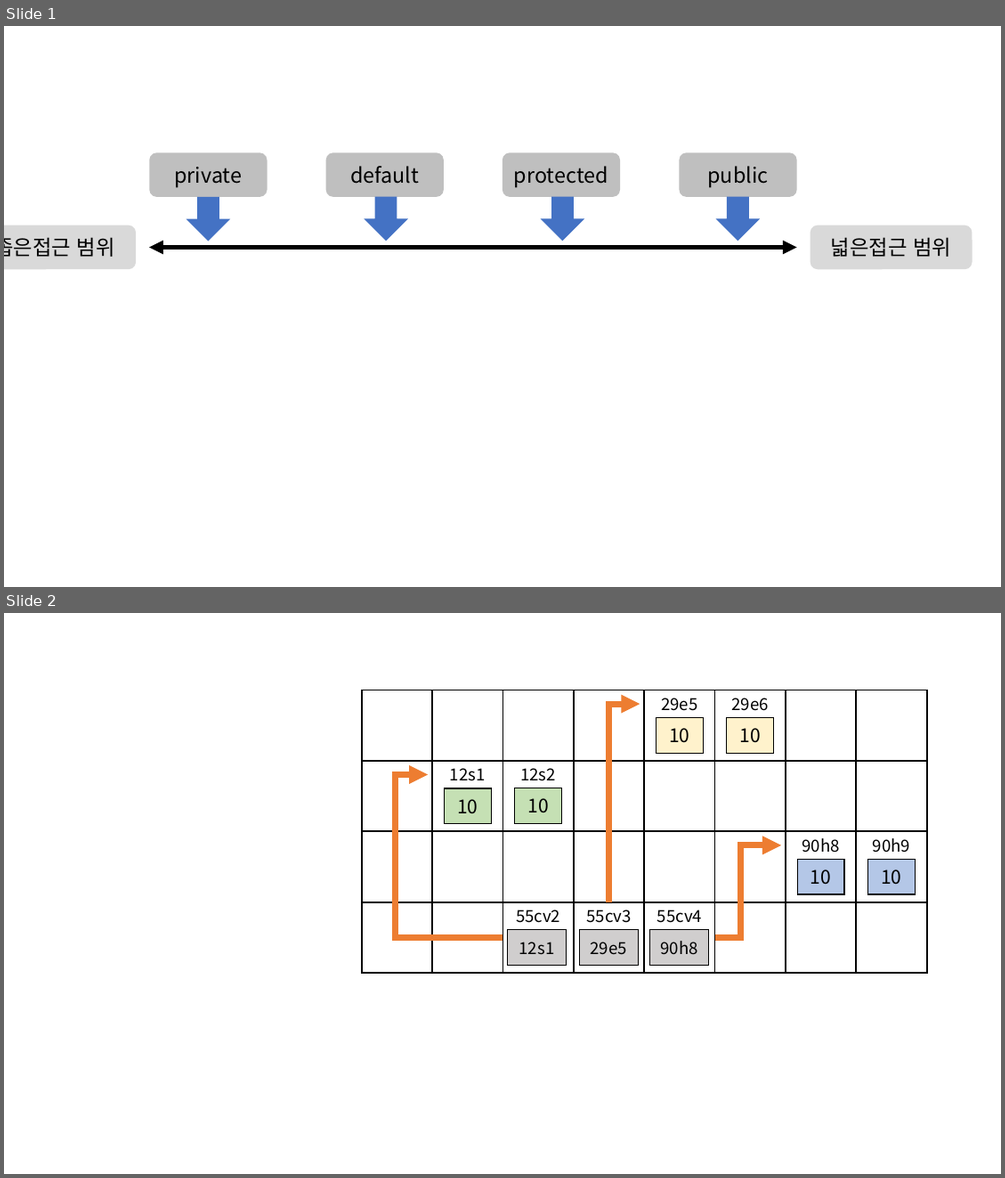
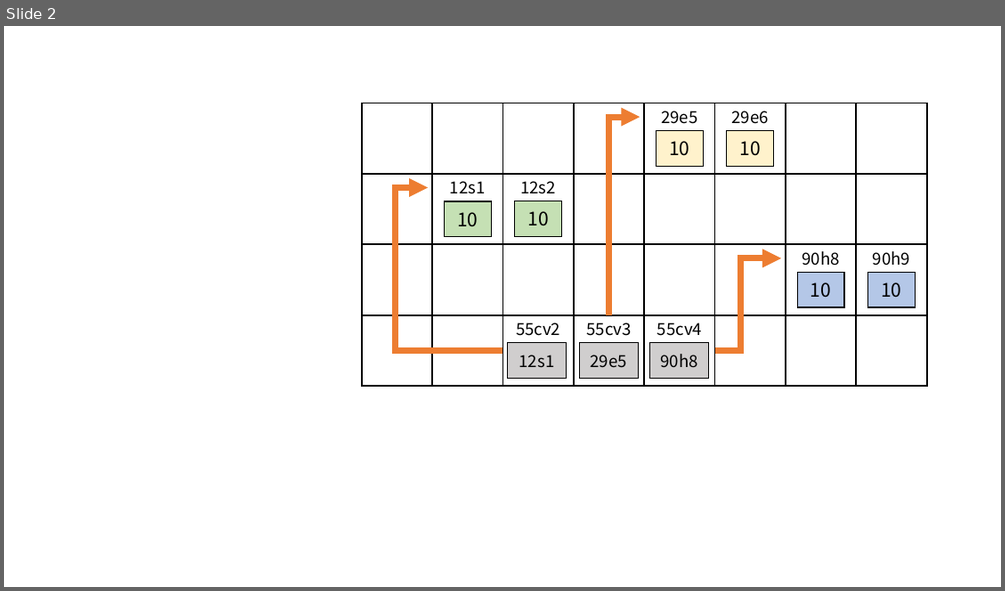
Before and after one commit to ho8566z/daily_log, a slide deck: create_notion_img.pptx. Shown one above the other, each under a label of ours: slides 1 and 2 before the commit, slide 2 after it. The pictures are 1005x1178 and 1005x591 pixels, drawn with LibreOffice and Linux fonts; fonts in the diff are those of the drawing. Boxes give left, top, right and bottom in pixels: in the first picture for what was removed or moved away, otherwise in the second. Text is boxed around its words. In the diff, an @@ line names an element or a change of style, - is before the commit and + after.

```diff
--- a/create_notion_img.pptx
+++ b/create_notion_img.pptx
@@ slide 1 removed at box(4, 26, 1001, 587), background #FFFFFF @@
@@ group removed at box(4, 152, 972, 269): 6 rounded rectangles, 4 down arrows, 1 double arrow @@
-private
-default
-protected
-public
-넓은접근 범위
-좁은접근 범위
```
Also in this commit, not shown: 1 slide added, 28 other files.
